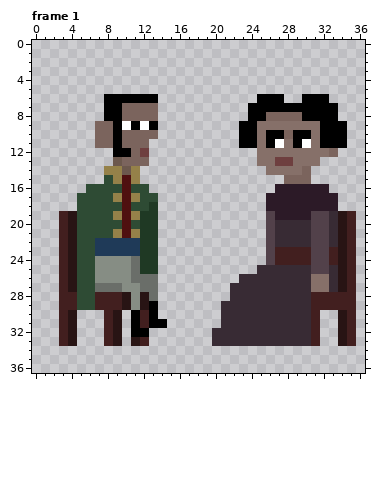
Two states of a pixel-art file, godot/assets/Personajes/Evil Twink/Serna y Moro.ase. The picture above is the old version.
37x37 pixels, 1 frame. Shown: frame 1. The commit also changed other frames, which this record leaves out.
Once edited:
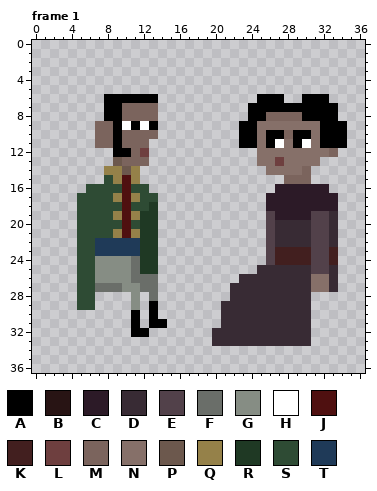
Palette (. is transparent): A #000000  B #281414  C #2c1a27  D #382b34  E #52414a  F #6a6e69  G #868d84  H #ffffff  J #4f1010  K #421f1f  L #6e3f3f  M #7b645d  N #867069  P #6c584d  Q #958149  R #1f3924  S #2e4b34  T #1f3a58
What changed:
layer "Moro Hablando" added
layer "Juana Moro" removed
layer "Juana Moro Copy" removed
layer "De la Serna" removed
layer "Layer 1" removed
Frame 1:
Colour L gives way to colour N in row 13 at x 28.
The edit erases colour B in rows 19 to 27 at x 4 and 34; in rows 28 to 29 at x 10 and 12; in rows 30 to 32 at x 4, 9 and 34; in row 33 at x 4, 9, 11 and 34.
The edit erases colour K in rows 19 to 27 at x 3 and 35; in rows 28 to 29 at x 3 to 4, 7 to 9 and 31 to 35; in rows 30 to 31 at x 3, 8, 12, 31 and 35; in row 32 at x 3, 8, 31 and 35; in row 33 at x 3, 8, 12, 31 and 35.
Boxes around the changes in both pictures, in picture pixels (x1, y1, x2, y2):
changed: (284, 157, 293, 166)
erased: (59, 211, 149, 346)
erased: (311, 211, 356, 346)
